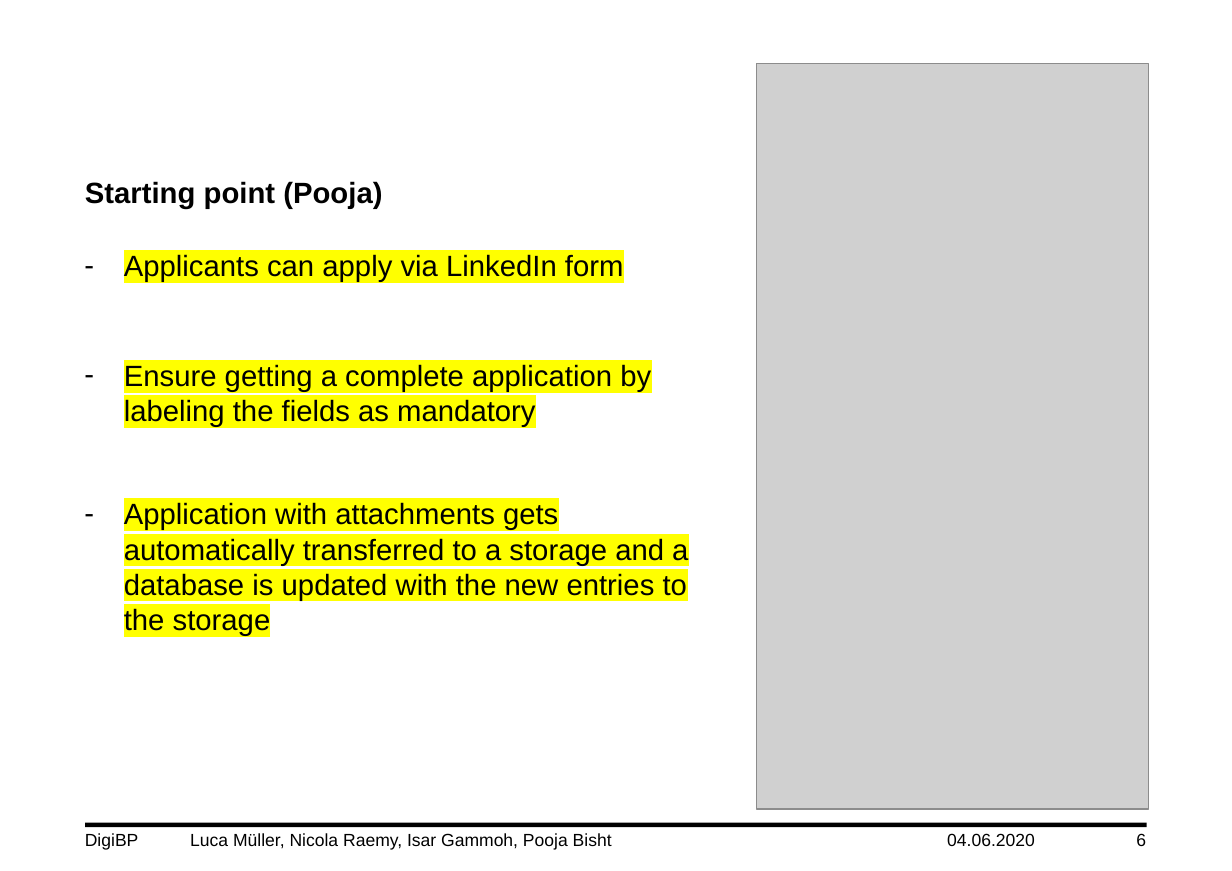
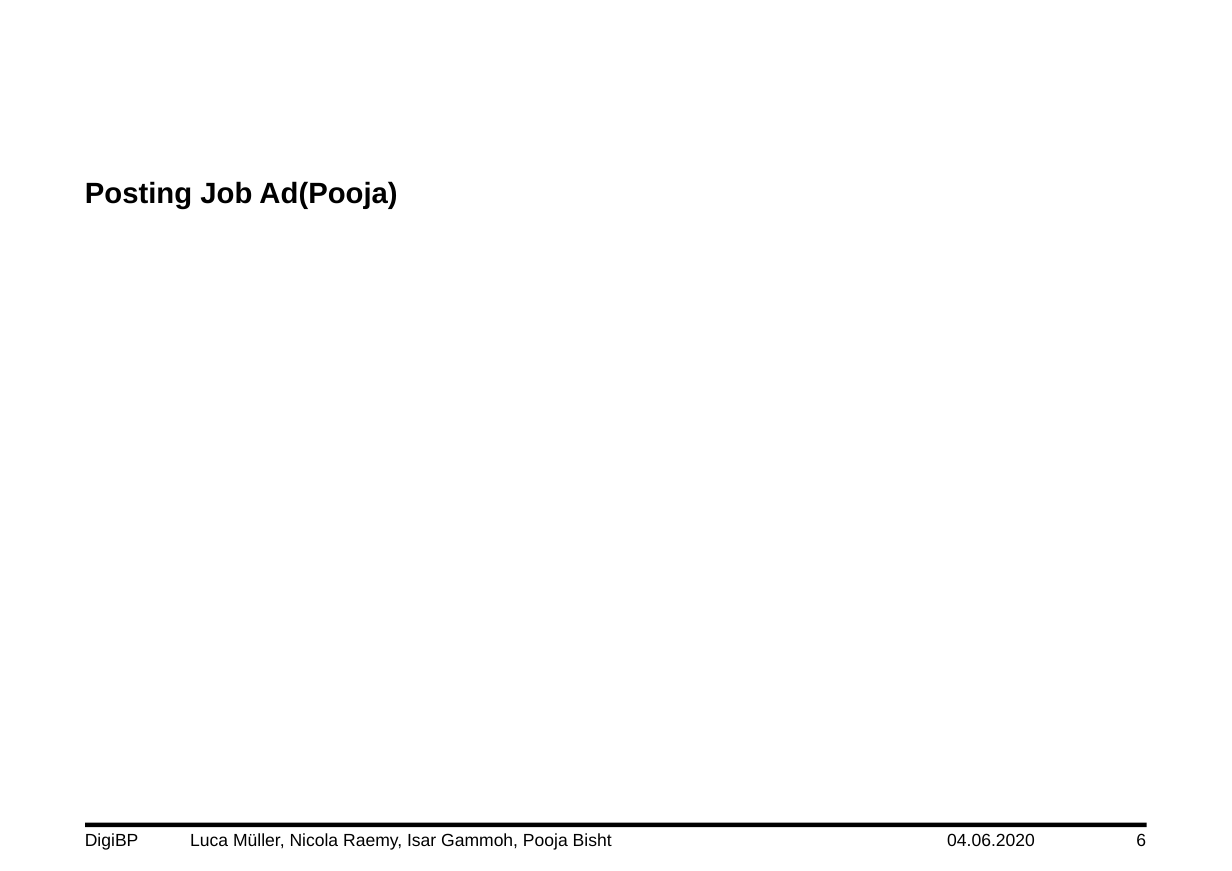
Before and after one commit to DigiBP/DigiBP_DanishBlue, a slide deck: slide 6 of Presentation/DigiBP_DanishBlue_Presentation_V0.3.pptx. Drawn at 1232x871 pixels with LibreOffice and Linux fonts; fonts in the diff are those of the drawing; grey boxes stand for pictures; background and template pictures are left out. Boxes give left, top, right and bottom in pixels: in the first picture for what was removed or moved away, otherwise in the second. Text is boxed around its words. In the diff, an @@ line names an element or a change of style, - is before the commit and + after.

```diff
--- a/Presentation/DigiBP_DanishBlue_Presentation_V0.3.pptx
+++ b/Presentation/DigiBP_DanishBlue_Presentation_V0.3.pptx
@@ picture removed at [757,63,1149,809] @@
@@ text at [85,181,397,209]: text changed @@
-Starting point (Pooja)
+Posting Job Ad(Pooja)
@@ text removed at [124,254,688,636] @@
-– Applicants can apply via LinkedIn form
-– Ensure getting a complete application by labeling the fields as mandatory
-– Application with attachments gets automatically transferred to a storage and a database is updated with the new entries to the storage
```
Also in this commit, not shown: 4 other slides changed.
